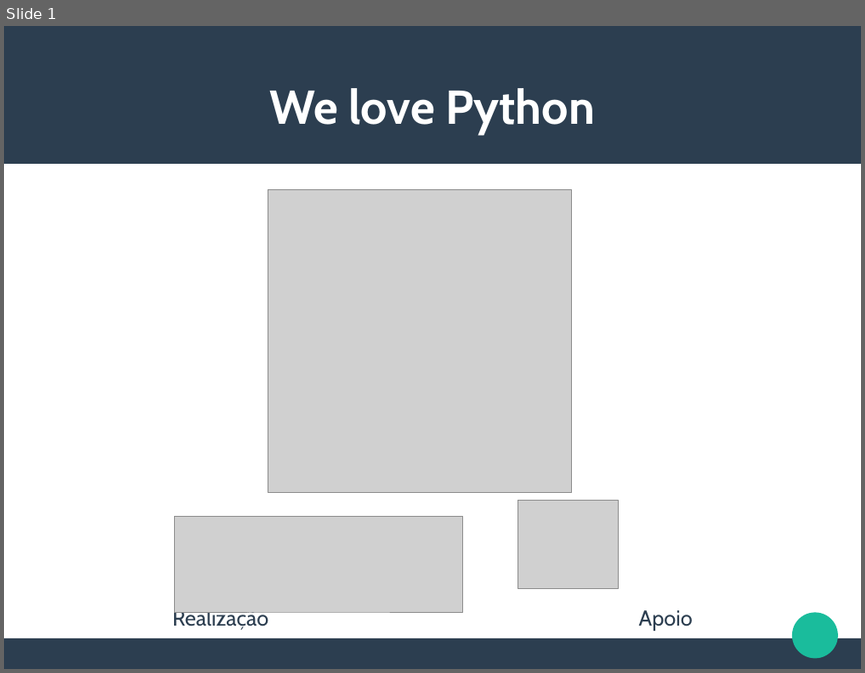
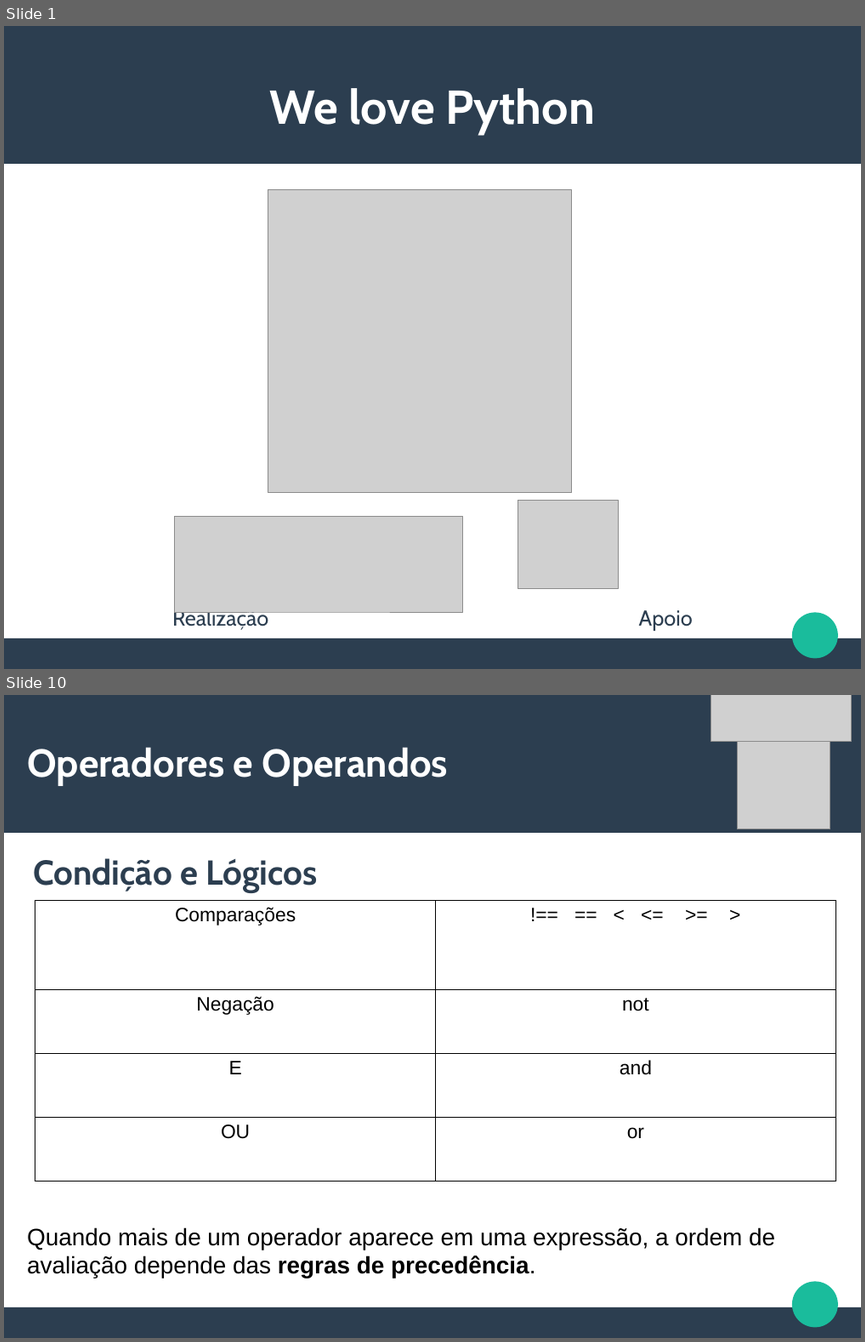
Before and after one commit to CalicoUFSC/minicurso-python, a slide deck: Aula1/Aula1.odp. Shown one above the other, each under a label of ours: slide 1 before the commit, slides 1 and 10 after it; the slides between them are not shown. The pictures are 865x673 and 865x1342 pixels, drawn with LibreOffice and Linux fonts; fonts in the diff are those of the drawing; grey boxes stand for pictures. Boxes give left, top, right and bottom in pixels: in the first picture for what was removed or moved away, otherwise in the second. Text is boxed around its words. In the diff, an @@ line names an element or a change of style, - is before the commit and + after.

```diff
--- a/Aula1/Aula1.odp
+++ b/Aula1/Aula1.odp
@@ slide 10 added at [4, 695, 861, 1338], background #FFFFFF; not listed: 3 template elements that a slide beside it also shows @@
@@ picture added at [711, 695, 851, 742] @@
@@ picture added at [738, 736, 830, 829] @@
@@ title added at [27, 747, 449, 786], 36 pt, text #FFFFFF, bold @@
+Operadores e Operandos
@@ text added at [33, 858, 317, 892], 32 pt, text #2C3E50, bold @@
+Condição e Lógicos
@@ table added at [35, 900, 836, 1181], 4 rows, 2 columns @@
+Comparações | !== == < <= >= >
+Negação | not
+E | and
+OU | or
@@ text added at [27, 1227, 775, 1277], 22 pt, text #000000 @@
+Quando mais de um operador aparece em uma expressão, a ordem de avaliação depende das regras de precedência.
```
Also in this commit, not shown: 1 slide changed, 13 other slides added, 1 slide removed, 1 other file.
